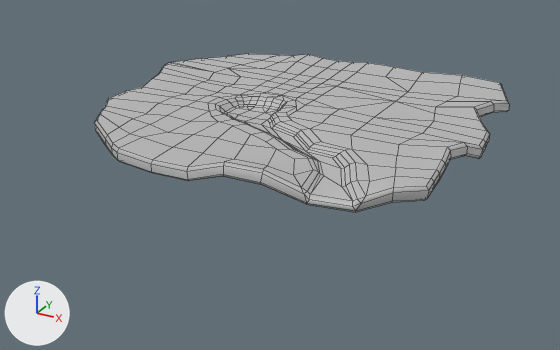
An edit to the FBX model Assets/03_PROPS/01_Meshes/SM_Floor.fbx, drawn before and after from the same camera.
Camera for both pictures: a 50 mm lens placed at (17.8, -33.0, 12.8), pointed at (-0.5, 0.1, -3.8). Every picture has the same lights, and +X, +Y and +Z are marked at lower left. Mesh edges are drawn as thin lines. Where no turn or scale is listed for an object, it has been applied to the vertices.

Names of what the first picture shows: 'sol'.
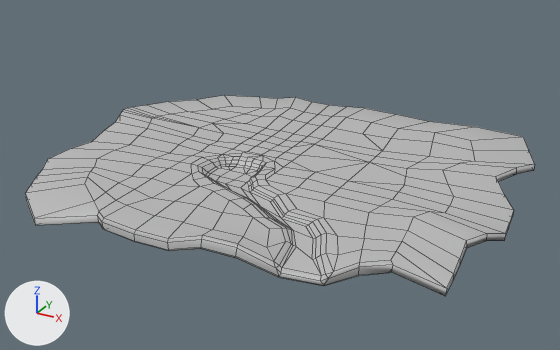
Changed parts and their boxes (x1, y1, x2, y2) in the pictures (560 x 350 px; the box of a moved part takes in the faces that stretch with it):
'sol', reshaped, moved (23% wider, 27% taller): before (94, 54, 509, 212); after (25, 95, 534, 296)
part 1 of me_mesh, moved or reshaped: before (94, 66, 164, 154); after (25, 95, 429, 225)
part 2 of me_mesh, moved or reshaped: before (426, 85, 509, 198); after (391, 121, 534, 296)

The change in detail:
me_mesh is used by ob_sol; location (0.0, 0.0, 0.0).
me_mesh had 457 vertices, 477 faces and spanned x -10.2..10.2, y -9.3..9.3, z -0.8..0.8.
me_mesh now has 457 vertices, 477 faces and spans x -13.0..13.0, y -10.2..11.6, z -0.8..0.8.
me_mesh part 1: 56 of the vertices in x -10.2..4.1, y -7.8..9.3, z -0.5..0.3 are scaled about their middle by (1.27, 1.27, 1).
me_mesh part 2: 30 of the vertices in x 6.3..10.2, y -5.3..9.2, z -0.5..0.4 are scaled about their middle by (1.27, 1.27, 1).
Object 'sol' (ob_sol) moves from (0.0, 0.0, 0.0) to (-1.25, 0.0, -3.65).
